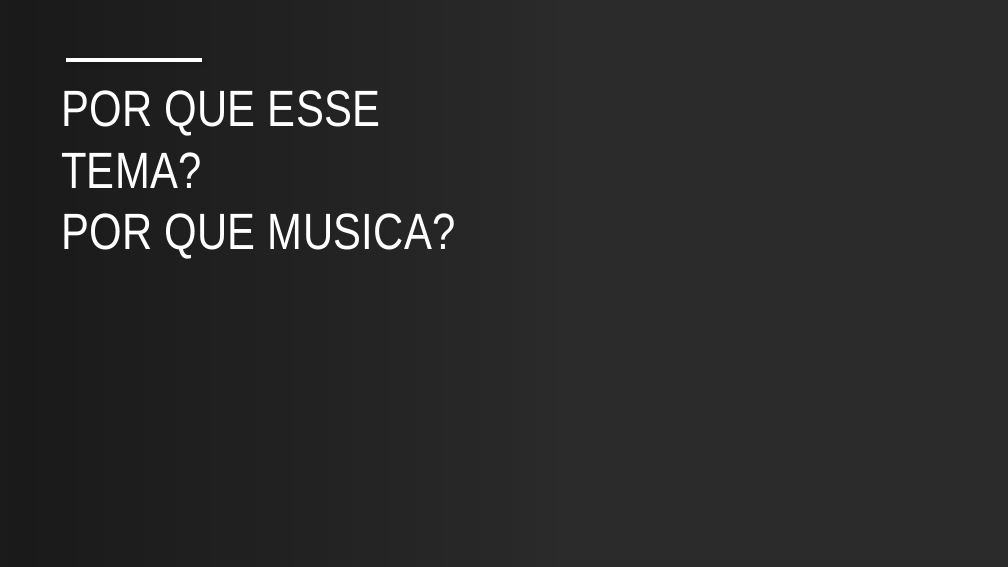
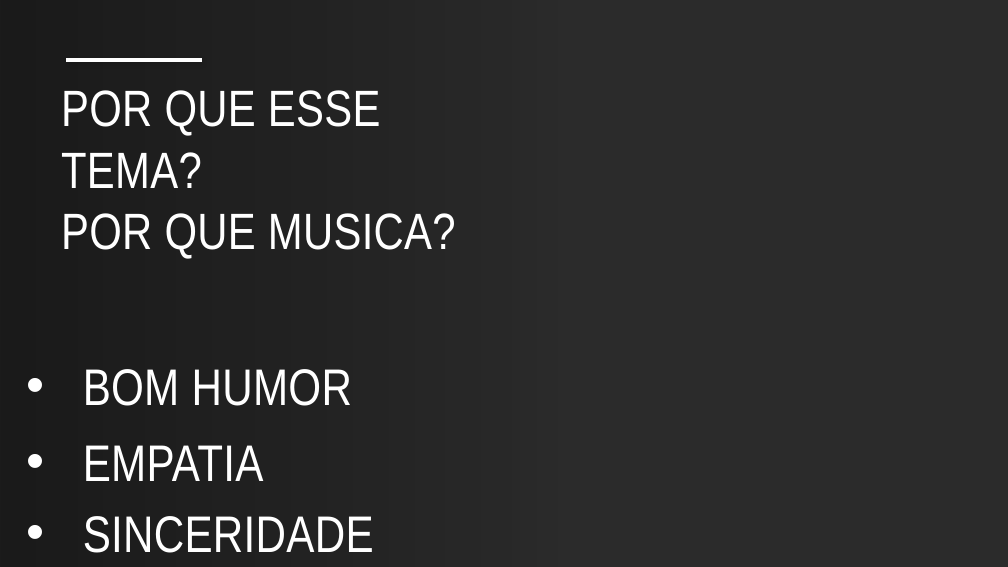
Before and after one commit to GuilhermeFGoncalves/Projeto-individual, a slide deck: slide 2 of T.I/Lost Music.pptx. Drawn at 1008x567 pixels with LibreOffice and Linux fonts; fonts in the diff are those of the drawing; background and template pictures are left out; a plain dark background stands for a picture behind light text. Boxes give left, top, right and bottom in pixels: in the first picture for what was removed or moved away, otherwise in the second. Text is boxed around its words. In the diff, an @@ line names an element or a change of style, - is before the commit and + after.

Commit message:
Slidaes

```diff
--- a/T.I/Lost Music.pptx
+++ b/T.I/Lost Music.pptx
@@ text added at (x1=83, y1=369, x2=352, y2=406), 49 pt, text #FFFFFF @@
+• BOM HUMOR
@@ text added at (x1=83, y1=445, x2=264, y2=481), 49 pt, text #FFFFFF @@
+• EMPATIA
@@ text added at (x1=83, y1=516, x2=374, y2=553), 49 pt, text #FFFFFF @@
+• SINCERIDADE
```
